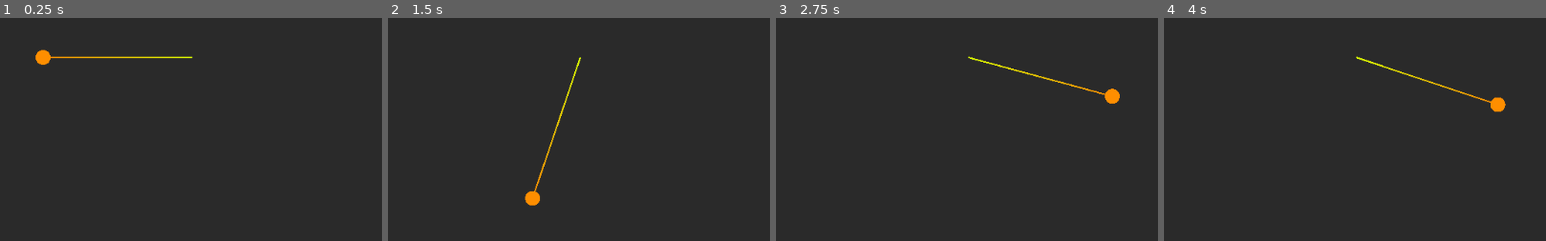
Above: before the commit, frames 1-4 (left to right).
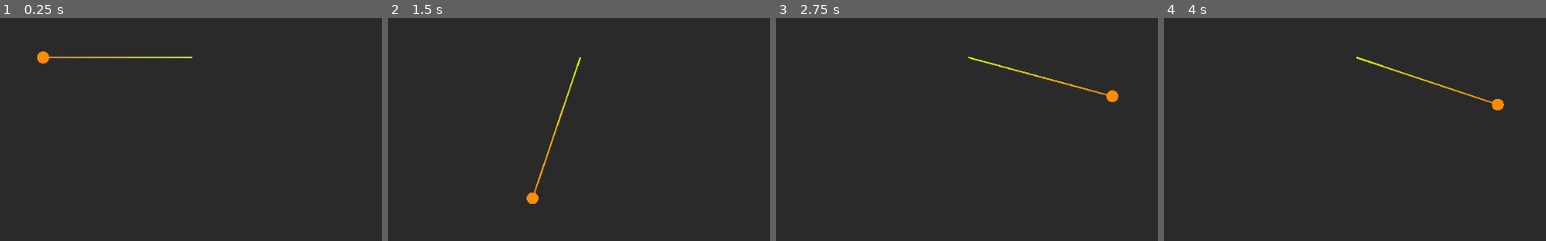
Above: after the commit, the same moments.

Repository: NuclearPhoenixx/Physics-Pendulum
Game: Godot game, scene res://main.tscn
Two runs of this game, one before a commit and one after it. Both use one fixed random seed, a clock stepped at 60 frames per second and the inputs below.
Inputs:
- Up to frame 1 (0.25 s): no input
- Up to frame 2 (1.5 s): click "START" at 0.5 s; click "STOP" at 1.25 s
- Up to frame 3 (2.75 s): click "START" at 2 s
- Up to frame 4 (4 s): click "STOP" at 2.75 s; click "START" at 3.5 s
The pictures show only the part of the screen within x 23-73%, y 38-88%; the shares and areas given below are measured in that part.

The runs differ from the first frame. In frame 1, 0.1% of the frame differs, in the area x 9-14%, y 14-21%; in frame 2, 0.1%; in frame 3, 0.1%; in frame 4, 0.1%, in the area x 85-90%, y 35-43%.

Commit message:
add custom pendulum size

Diff:
--- a/pendulum.gd
+++ b/pendulum.gd
@@ -9,6 +9,7 @@
 var gamma = 0.1 #damping ratio to take friction into account
 
 export(Color) var weight_color = Color(1,1,1,1)
+export(int) var weight_radius = 8
 var new_vector = Vector2()
 
 # INIT FUNCTION
@@ -17,7 +18,7 @@
 
 # DRAW THE PENDULUM WEIGHTED TIP
 func _draw():
-	draw_circle(new_vector, 10, weight_color)
+	draw_circle(new_vector, weight_radius, weight_color)
 
 # FUNCTION TO UPDATE PHI
 func updatePhi(a=phi):
